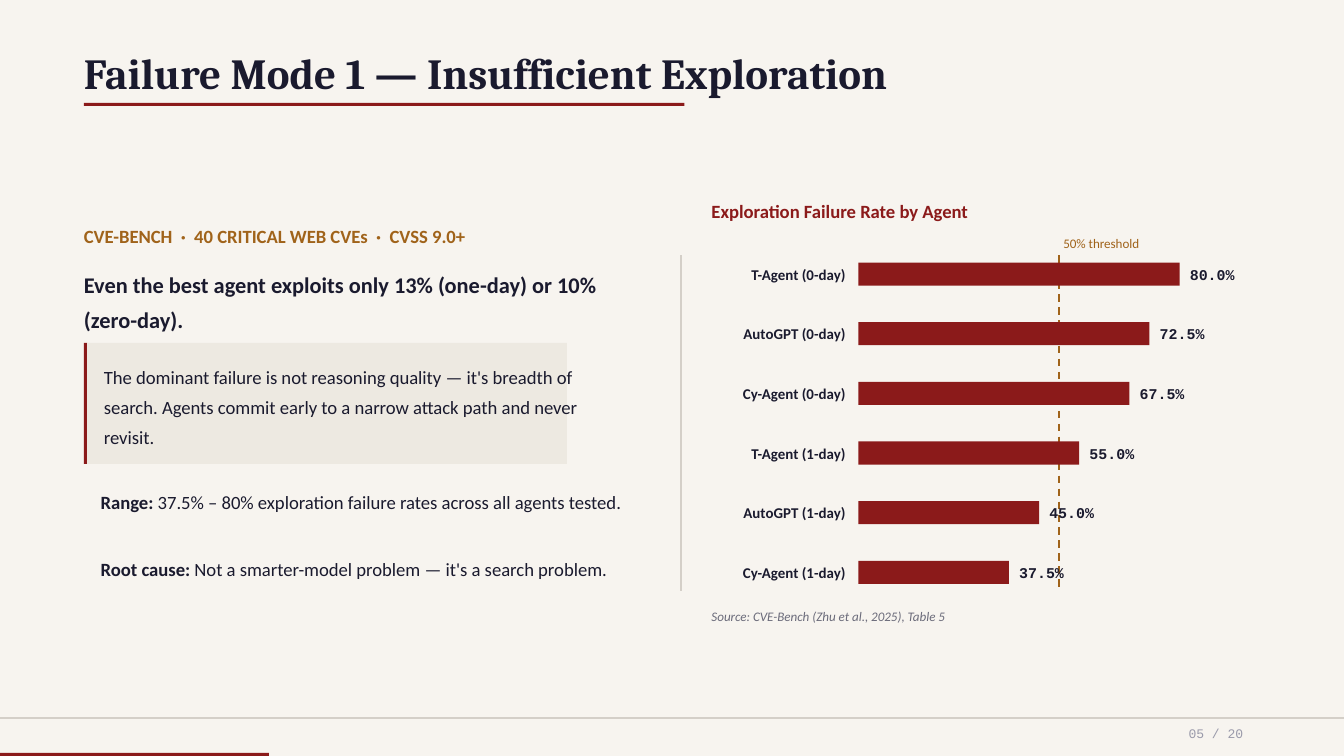
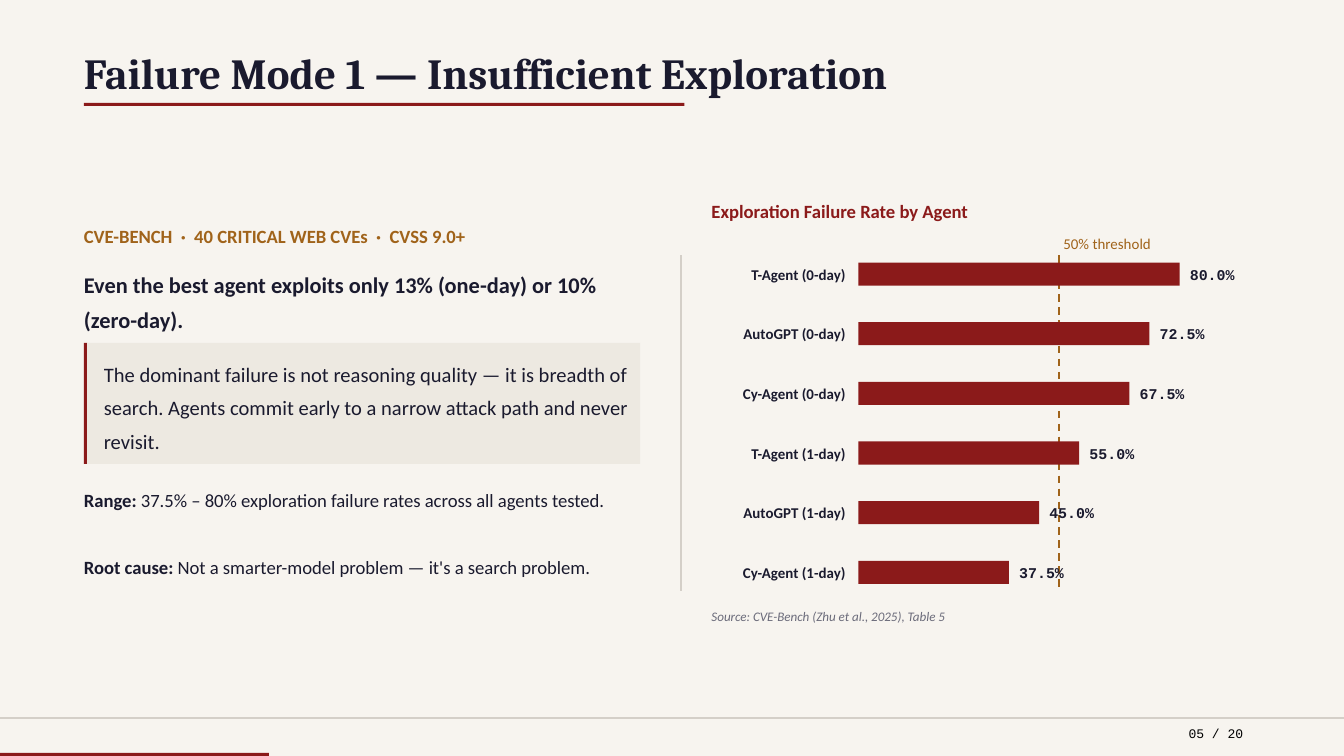
Before and after one commit to nishan-paul-hello/cmatrix-agentic-red-team, a slide deck: slide 5 of docs/presentation/files/CSE-810-PRESENTATION-INCEPTION.pptx. Drawn at 1344x756 pixels with LibreOffice and Linux fonts; fonts in the diff are those of the drawing. Boxes give left, top, right and bottom in pixels: in the first picture for what was removed or moved away, otherwise in the second. Text is boxed around its words. In the diff, an @@ line names an element or a change of style, - is before the commit and + after.

```diff
--- a/docs/presentation/files/CSE-810-PRESENTATION-INCEPTION.pptx
+++ b/docs/presentation/files/CSE-810-PRESENTATION-INCEPTION.pptx
@@ text "50% threshold" at [1063,238,1151,249]: size 7 to 8 pt @@
@@ rectangle: place and size @@
-rectangle at [87,343,567,464]
+rectangle at [87,343,641,464]
@@ text at [104,367,627,449]: text changed; size 10 to 11 pt @@
-The dominant failure is not reasoning quality — it's breadth of search. Agents commit early to a narrow attack path and never revisit.
+The dominant failure is not reasoning quality — it is breadth of search. Agents commit early to a narrow attack path and never revisit.
@@ text "Range: 37.5% – 80% exploration ...": place and size @@
-text "Range: 37.5% – 80% exploration ..." at [101,496,621,512]
+text "Range: 37.5% – 80% exploration ..." at [84,494,604,510]
@@ text "Root cause: Not a smarter-model ...": place and size @@
-text "Root cause: Not a smarter-model ..." at [101,563,607,579]
+text "Root cause: Not a smarter-model ..." at [84,561,590,577]
@@ text "05 / 20" at [1189,729,1244,738]: text colour #9A9AAA to #000000 @@
```
Also in this commit, not shown: 6 other slides changed, 6 slides added, 1 other file.
